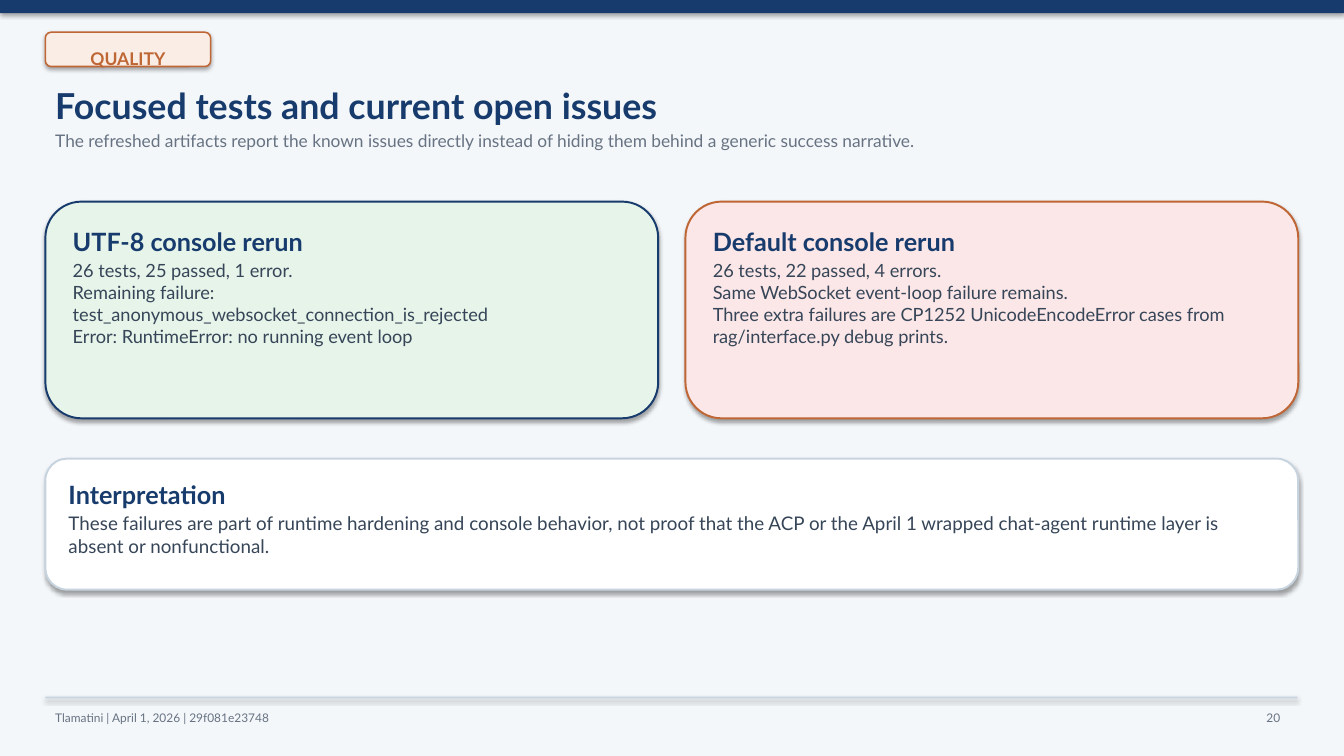
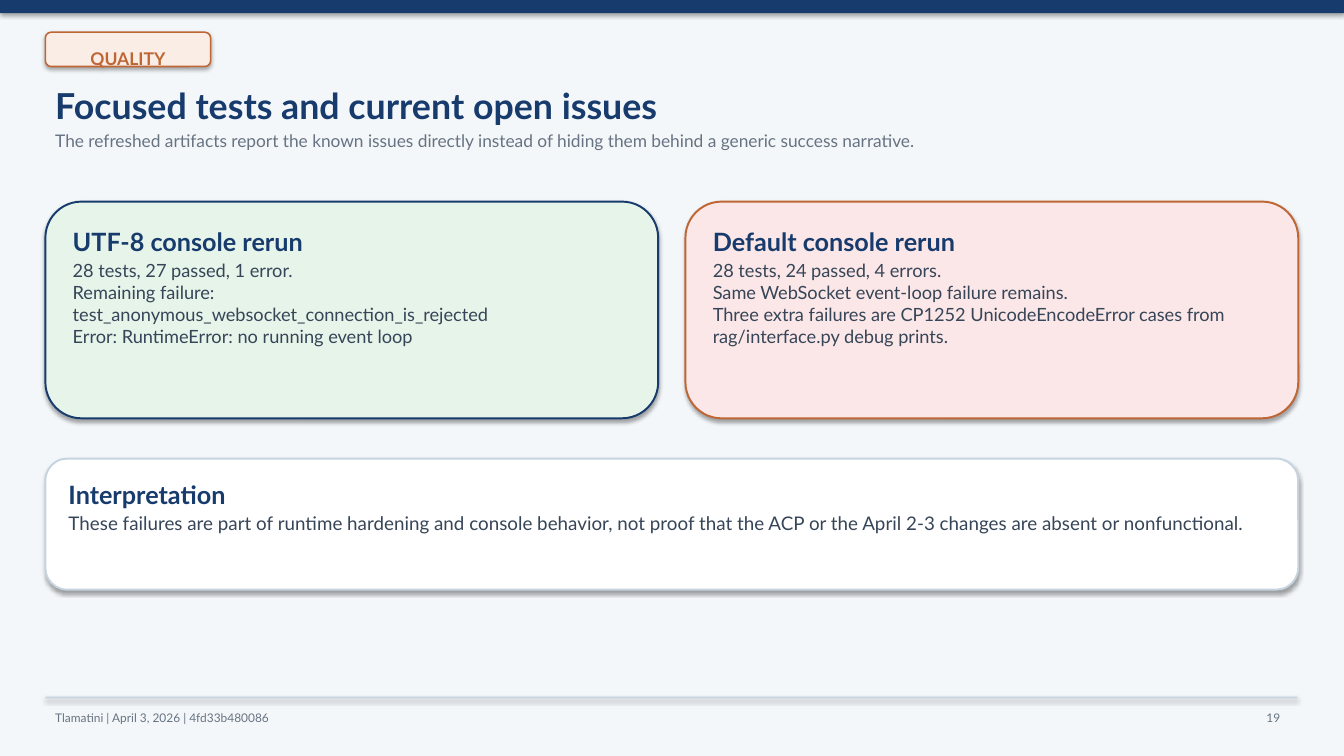
Before and after one commit to XAIHT/Tlamatini, a slide deck: slide 19 of Tlamatini_eXtended_Artificial_Intelligence_Humanly_Tempered.pptx (slide 20 before the commit). Drawn at 1344x756 pixels with LibreOffice and Linux fonts; fonts in the diff are those of the drawing. Boxes give left, top, right and bottom in pixels: in the first picture for what was removed or moved away, otherwise in the second. Text is boxed around its words. In the diff, an @@ line names an element or a change of style, - is before the commit and + after.

Commit message:
Updating README.md, Summary PDF, and PPT of Tlamatini, by angelahack1

```diff
--- a/Tlamatini_eXtended_Artificial_Intelligence_Humanly_Tempered.pptx
+++ b/Tlamatini_eXtended_Artificial_Intelligence_Humanly_Tempered.pptx
@@ text in rounded rectangle at [73,263,293,280]: text changed @@
-26 tests, 25 passed, 1 error.
+28 tests, 27 passed, 1 error.
@@ text in rounded rectangle at [713,263,941,280]: text changed @@
-26 tests, 22 passed, 4 errors.
+28 tests, 24 passed, 4 errors.
@@ text in rounded rectangle at [68,516,1243,534]: text changed @@
-These failures are part of runtime hardening and console behavior, not proof that the ACP or the April 1 wrapped chat-agent runtime layer is absent or nonfunctional.
+These failures are part of runtime hardening and console behavior, not proof that the ACP or the April 2-3 changes are absent or nonfunctional.
@@ text at [55,713,269,724]: text changed @@
-Tlamatini | April 1, 2026 | 29f081e23748
+Tlamatini | April 3, 2026 | 4fd33b480086
@@ text at [1266,713,1280,722]: text changed @@
-20
+19
```
Also in this commit, not shown: 16 other slides changed, 4 slides added, 4 slides removed, 2 other files.
